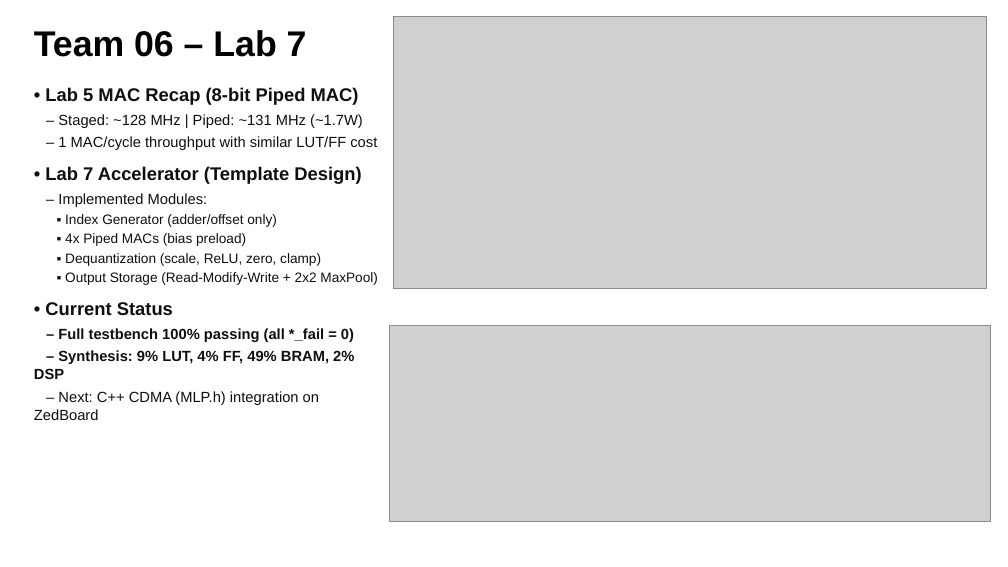
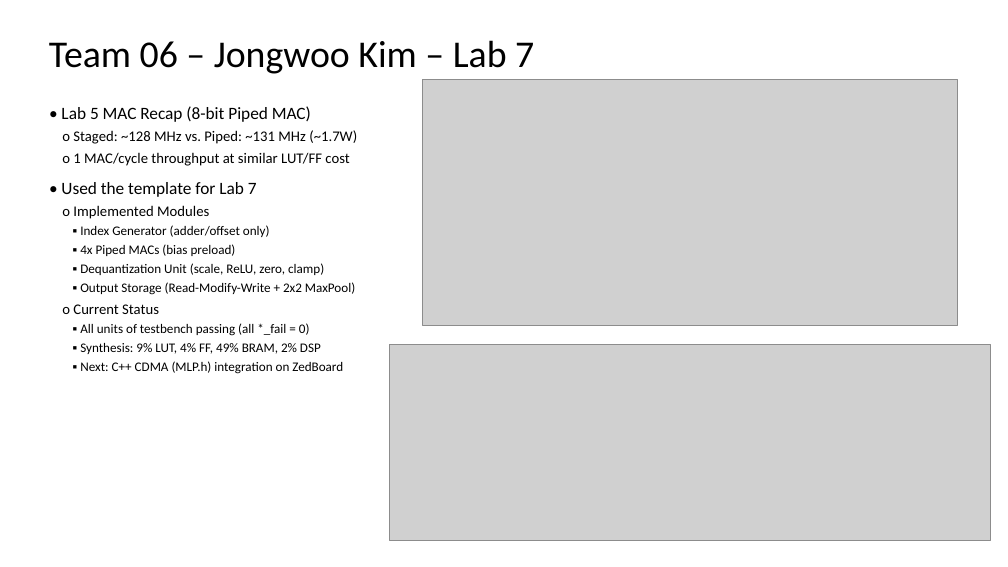
Before and after one commit to devjwk/cpre487lab1-7, a slide deck: slide 2 of Team06_Lab6_7_Demo.pptx. Drawn at 1008x567 pixels with LibreOffice and Linux fonts; fonts in the diff are those of the drawing; grey boxes stand for pictures. Boxes give left, top, right and bottom in pixels: in the first picture for what was removed or moved away, otherwise in the second. Text is boxed around its words. In the diff, an @@ line names an element or a change of style, - is before the commit and + after.

Commit message:
Match class slide deck format (Calibri Light non-bold titles & standard bullet hierarchy)

```diff
--- a/Team06_Lab6_7_Demo.pptx
+++ b/Team06_Lab6_7_Demo.pptx
@@ text at (49,40,534,74): text changed; size 34 to 36 pt; font Arial to Calibri; bold off @@
-Team 06 – Lab 7
+Team 06 – Jongwoo Kim – Lab 7
@@ picture: place and size @@
-picture at (393,17,986,289)
+picture at (422,79,957,325)
@@ text "• Lab 5 MAC Recap ...": place and size @@
-text "• Lab 5 MAC Recap ..." at (34,87,378,420)
+text "• Lab 5 MAC Recap ..." at (61,106,357,374)
@@ text at (61,106,355,295): size 17.5 to 16.5 pt, bold off in "• Lab 5 MAC Recap (8-bit Piped ..."; font Arial to Calibri, text colour #0F0F0F to #000000 in "• Lab 5 MAC Recap (8-bit Piped ...", "▪ Index Generator (adder/offset only)", "▪ 4x Piped MACs (bias preload)", "▪ Output Storage (Read-Modify-Write + 2x2 MaxPool)"; size 13 to 12.5 pt in "▪ Index Generator (adder/offset only)", "▪ 4x Piped MACs (bias preload)", "▪ Output Storage (Read-Modify-Write + 2x2 MaxPool)" @@
@@ text at (61,130,357,219): text changed; font Arial to Calibri; text colour #0F0F0F to #000000 @@
-– Staged: ~128 MHz | Piped: ~131 MHz (~1.7W)
-– 1 MAC/cycle throughput with similar LUT/FF cost
-• Lab 7 Accelerator (Template Design)
-– Implemented Modules:
+o Staged: ~128 MHz vs. Piped: ~131 MHz (~1.7W)
+o 1 MAC/cycle throughput at similar LUT/FF cost
+• Used the template for Lab 7
+o Implemented Modules
@@ text at (80,263,324,275): text changed; size 13 to 12.5 pt; font Arial to Calibri; text colour #0F0F0F to #000000 @@
-▪ Dequantization (scale, ReLU, zero, clamp)
+▪ Dequantization Unit (scale, ReLU, zero, clamp)
@@ text at (62,304,343,374): text changed; size 14 to 12.5 pt; font Arial to Calibri; text colour #0F0F0F to #000000; bold off @@
-• Current Status
-– Full testbench 100% passing (all *_fail = 0)
-– Synthesis: 9% LUT, 4% FF, 49% BRAM, 2% DSP
-– Next: C++ CDMA (MLP.h) integration on ZedBoard
+o Current Status
+▪ All units of testbench passing (all *_fail = 0)
+▪ Synthesis: 9% LUT, 4% FF, 49% BRAM, 2% DSP
+▪ Next: C++ CDMA (MLP.h) integration on ZedBoard
@@ picture: place and size @@
-picture at (389,325,991,521)
+picture at (389,344,991,540)
```
Also in this commit, not shown: 3 other slides changed, 5 other files.
